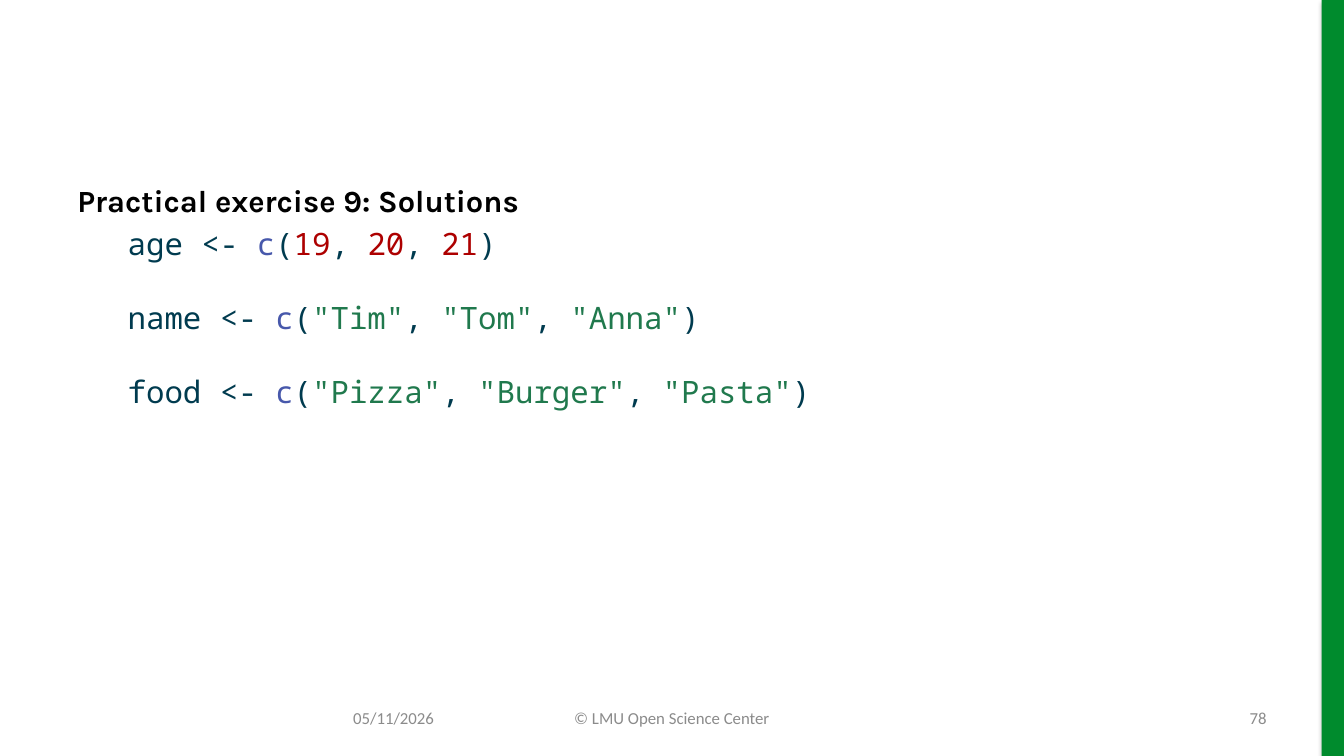
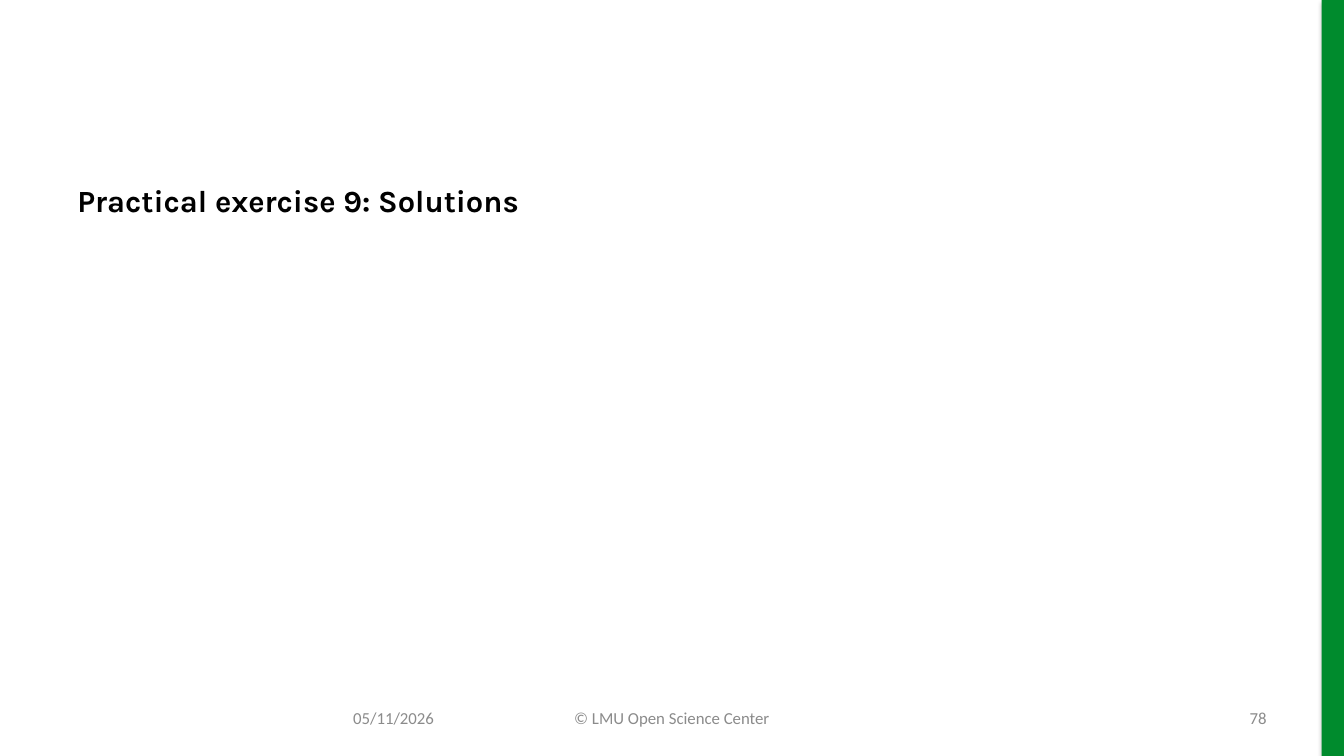
Before and after one commit to lmu-osc/slides-r-part-I, a slide deck: slide 78 of slides-r-part-I.pptx. Drawn at 1344x756 pixels with LibreOffice and Linux fonts; fonts in the diff are those of the drawing; background and template pictures are left out. Boxes give left, top, right and bottom in pixels: in the first picture for what was removed or moved away, otherwise in the second. Text is boxed around its words. In the diff, an @@ line names an element or a change of style, - is before the commit and + after.

```diff
--- a/slides-r-part-I.pptx
+++ b/slides-r-part-I.pptx
@@ text at (128, 232, 811, 411): paragraph removed @@
-age <- c(19, 20, 21)
-name <- c("Tim", "Tom", "Anna")
-food <- c("Pizza", "Burger", "Pasta")
```
Also in this commit, not shown: 29 other slides changed, 34 other files.
